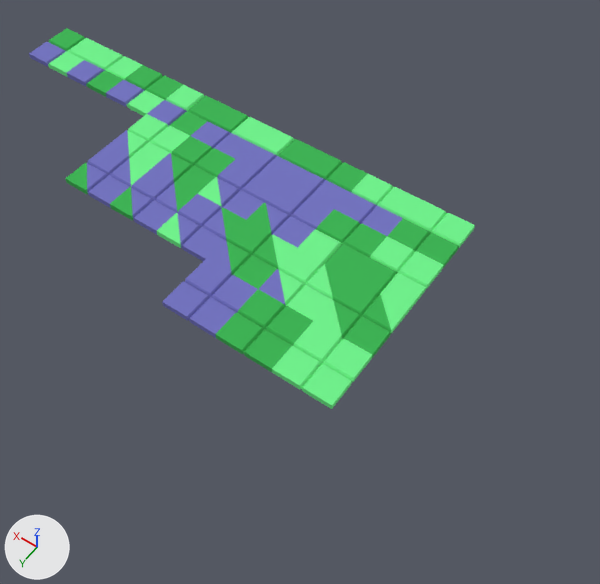
A saved change to the FBX model Assets/Art/Meshes/PrototypeMeshes/Ground/GroundModules_Offset.fbx.
Both versions are drawn from a camera (50 mm lens) standing at (-8.9, 10.7, 19.5) and looking at (0.1, -1.9, -0.4). The axes (+X, +Y, +Z) are drawn at lower left. The lights are the same throughout. Where no turn or scale is listed for an object, it has been applied to the vertices.

Objects in the first picture: 'Crystal_Full', 'Crystal_GT_OnPass', 'Crystal_Grass_Corner', 'Crystal_Tree_Corner', 'Grass_Crystal_Corner', 'Grass_Crystal_OnPass', 'Grass_Full', 'Grass_TC_OnPass', 'Grass_Tree_Corner', 'Grass_Tree_OnPass', 'Grass_Tree_Side', 'Tree_Crystal_Corner', 'Tree_Crystal_OnPass', 'Tree_Full', 'Tree_GC_OnPass', 'Tree_Grass_Corner'.
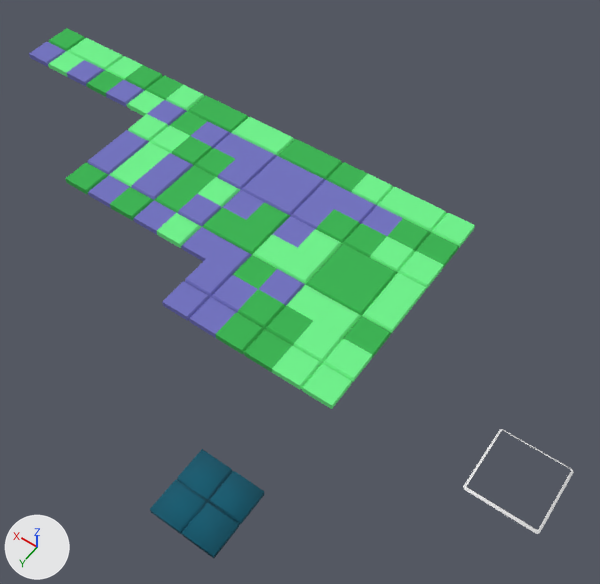
What differs and where, as boxes [x1, y1, x2, y2] in the pictures (600 x 584 px):
'OffsetTile', added (cyan)
    after: [150, 449, 264, 558]
'Tile_Selector', added
    after: [463, 429, 574, 534]
part 1 of me_plane_056, surface changed
    both: [198, 177, 240, 208]
part 2 of me_plane_054, surface changed
    both: [65, 158, 151, 194]
part 3 of me_plane_050, surface changed
    both: [259, 263, 351, 306]
part 4 of me_plane_057, surface changed
    both: [152, 153, 194, 182]
part 5 of me_plane_055, surface changed
    both: [246, 203, 290, 235]
part 6 of me_plane_051, surface changed
    both: [206, 235, 297, 275]
part 7 of me_plane_045, surface changed
    both: [314, 293, 409, 339]
part 8 of me_plane_053, surface changed
    both: [110, 182, 197, 220]
part 9 of me_plane_052, surface changed
    both: [157, 208, 246, 248]
part 10 of me_plane_075, surface changed
    both: [108, 130, 149, 158]

What changed in the scene script:
```text
Change me_plane_057:
    where me_plane_057.from_pydata(...)  # 50 vertices, 40 faces; spans x -1.0..1.0, y -1.0..1.0, z -0.1..0.1
    me_plane_057 part 4: texture (UV) coordinates of 10 of 40 faces, centred in x 0.03..1.0, y 0.03..1.0, z -0.1..0.1, changed; they spanned u 0.14..0.24, v 0.82..0.93 and now span u 0.14..0.24, v 0.76..0.87
Change me_plane_050:
    where me_plane_050.from_pydata(...)  # 50 vertices, 40 faces; spans x -1.0..1.0, y -1.0..1.0, z -0.1..0.1
    me_plane_050 part 3: texture (UV) coordinates of 20 of 40 faces, centred in x -1.0..1.0, y -1.0..1.0, z -0.1..0.1, changed; they spanned u 0.01..0.18, v 0.82..1.0 and now span u 0.01..0.24, v 0.76..1.0
Change me_plane_075:
    where me_plane_075.from_pydata(...)  # 50 vertices, 40 faces; spans x -1.0..1.0, y -1.0..1.0, z -0.1..0.1
    me_plane_075 part 10: texture (UV) coordinates of 10 of 40 faces, centred in x 0.03..1.0, y 0.03..1.0, z -0.1..0.1, changed; they spanned u 0.01..0.12, v 0.82..0.93 and now span u 0.01..0.12, v 0.76..0.87
Change me_plane_051:
    where me_plane_051.from_pydata(...)  # 50 vertices, 40 faces; spans x -1.0..1.0, y -1.0..1.0, z -0.1..0.1
    me_plane_051 part 6: texture (UV) coordinates of 20 of 40 faces, centred in x -1.0..1.0, y -1.0..1.0, z -0.1..0.1, changed; they spanned u 0.07..0.24, v 0.82..1.0 and now span u 0.01..0.24, v 0.76..1.0
Change me_plane_052:
    where me_plane_052.from_pydata(...)  # 50 vertices, 40 faces; spans x -1.0..1.0, y -1.0..1.0, z -0.1..0.1
    me_plane_052 part 9: texture (UV) coordinates of 20 of 40 faces, centred in x -1.0..1.0, y -1.0..1.0, z -0.1..0.1, changed; they spanned u 0.01..0.24, v 0.82..0.93 and now span u 0.01..0.24, v 0.88..0.99
Change me_plane_045:
    where me_plane_045.from_pydata(...)  # 50 vertices, 40 faces; spans x -1.0..1.0, y -1.0..1.0, z -0.1..0.1
    me_plane_045 part 7: texture (UV) coordinates of 20 of 40 faces, centred in x -1.0..1.0, y -1.0..1.0, z -0.1..0.1, changed; they spanned u 0.07..0.18, v 0.88..1.0 and now span u 0.0..0.12, v 0.88..1.0
Change me_plane_053:
    where me_plane_053.from_pydata(...)  # 50 vertices, 40 faces; spans x -1.0..1.0, y -1.0..1.0, z -0.1..0.1
    me_plane_053 part 8: texture (UV) coordinates of 20 of 40 faces, centred in x -1.0..1.0, y -1.0..1.0, z -0.1..0.1, changed; they spanned u 0.13..0.24, v 0.82..0.93 and now span u 0.13..0.24, v 0.88..0.99
Change me_plane_055:
    where me_plane_055.from_pydata(...)  # 50 vertices, 40 faces; spans x -1.0..1.0, y -1.0..1.0, z -0.1..0.1
    me_plane_055 part 5: texture (UV) coordinates of 10 of 40 faces, centred in x 0.03..1.0, y 0.03..1.0, z -0.1..0.1, changed; they spanned u 0.14..0.24, v 0.82..0.93 and now span u 0.14..0.24, v 0.88..0.99
Change me_plane_056:
    where me_plane_056.from_pydata(...)  # 50 vertices, 40 faces; spans x -1.0..1.0, y -1.0..1.0, z -0.1..0.1
    me_plane_056 part 1: texture (UV) coordinates of 10 of 40 faces, centred in x 0.03..1.0, y 0.03..1.0, z -0.1..0.1, changed; they spanned u 0.01..0.11, v 0.82..0.93 and now span u 0.01..0.11, v 0.88..0.99
Change me_plane_054:
    where me_plane_054.from_pydata(...)  # 50 vertices, 40 faces; spans x -1.0..1.0, y -1.0..1.0, z -0.1..0.1
    me_plane_054 part 2: texture (UV) coordinates of 20 of 40 faces, centred in x -1.0..1.0, y -1.0..1.0, z -0.1..0.1, changed; they spanned u 0.01..0.24, v 0.82..0.93 and now span u 0.01..0.24, v 0.88..0.99
Add ob_offsettile:
    ob_offsettile = bpy.data.objects.new('OffsetTile', me_plane_108)  # 50 vertices, 40 faces; spans x -1.0..1.0, y -1.0..1.0, z -0.1..0.1; in mat_green_002 (dark cyan #00596f), mat_ground_crystal (dark cyan #00596f), mat_green (dark cyan #00596f), mat_ground_tree (dark cyan #00596f)
    ob_offsettile.location = (-2.0, 5.0, 0.0)
Add ob_tile_selector:
    ob_tile_selector = bpy.data.objects.new('Tile_Selector', me_cube)  # 30 vertices, 18 faces; spans x -1.04..1.04, y -1.04..1.04, z 0.04..0.1
    ob_tile_selector.location = (-8.0, 0.0, 0.0)
```
